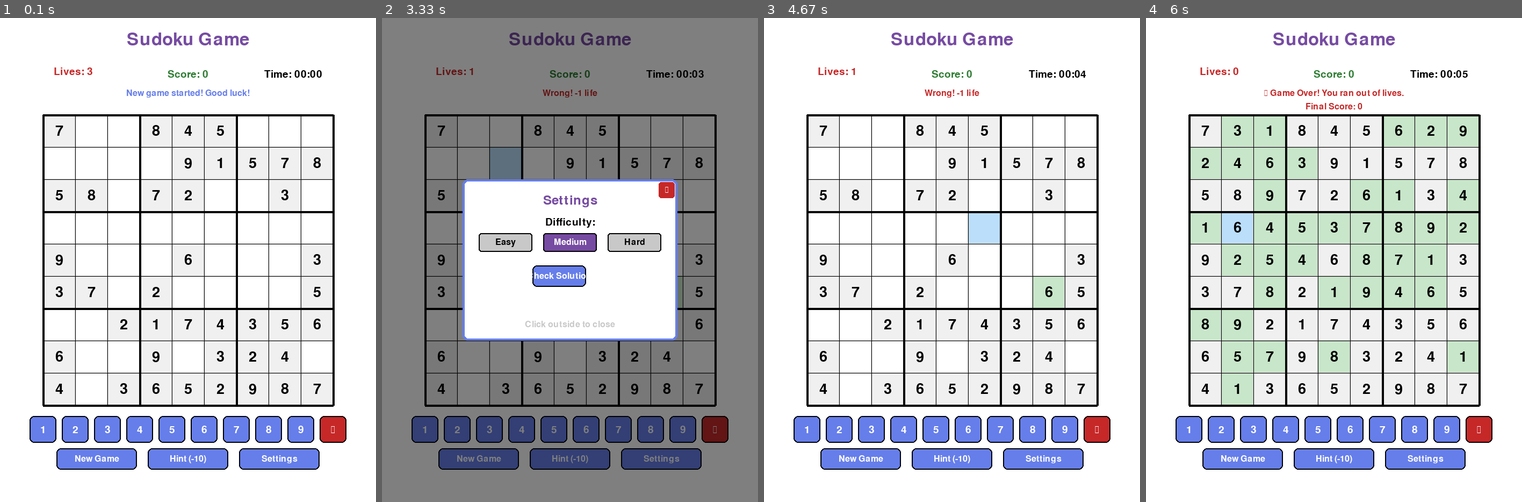
Above: before the commit, frames 1-4 (left to right).
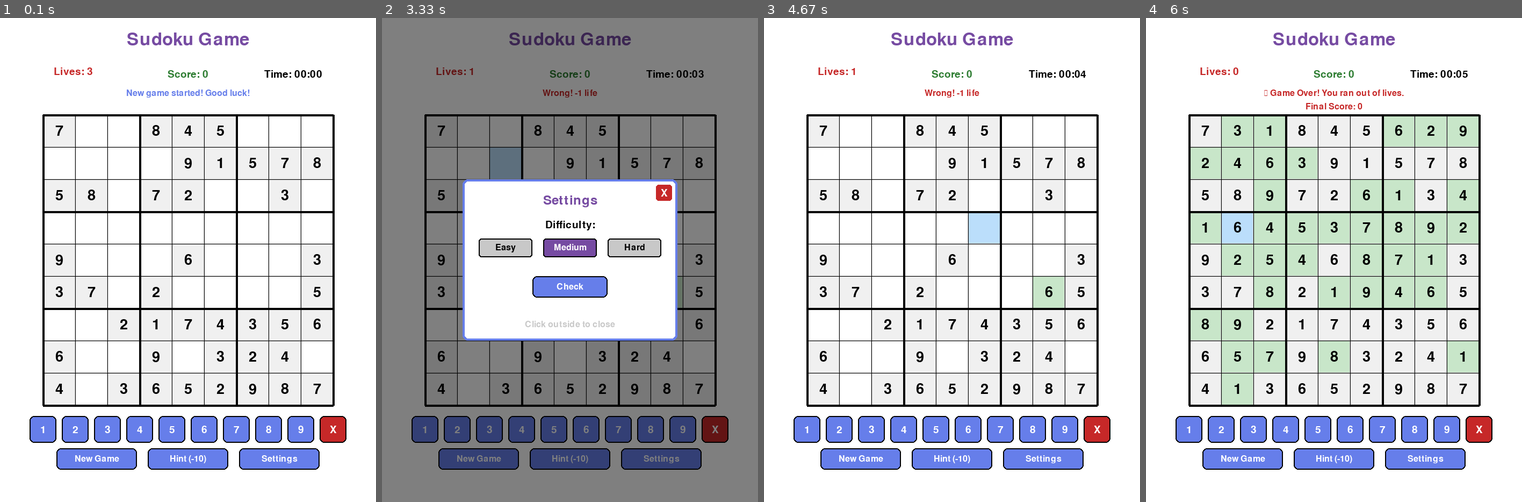
Above: after the commit, the same moments.

Repository: dbdonaldson50/PyGame-Sudoku-Flood
Game: pygame game, started from sudoku_game.py
Two runs of this game, one before a commit and one after it. Both use one fixed random seed, a clock stepped at 60 frames per second and the inputs below.
Inputs (mouse positions are in pixels of both pictures, inside the frame that each line leads up to):
- Up to frame 1 (0.1 s): no input
- Up to frame 2 (3.33 s): click (554, 279) at 0.38 s; tap 1 at 0.67 s; click "Hint (-10)" at 1.05 s; click (709, 429) at 1.38 s; click (479, 163) at 1.72 s; click "3" at 2.05 s; tap 2 at 2.33 s; click (517, 158) at 2.72 s; click "Settings" at 3.05 s
- Up to frame 3 (4.67 s): click (1068, 250) at 3.55 s; click (1083, 356) at 3.88 s; click (842, 168) at 4.22 s; click (967, 240) at 4.55 s
- Up to frame 4 (6 s): click (1224, 230) at 4.88 s; click (1221, 439) at 5.72 s

The runs differ from the first frame. In frame 1, less than 0.1% of the frame differs, in the area x 87-90%, y 84-86%; in frame 2, 2.6%, in the area x 25-90%, y 33-86%; in frame 3, less than 0.1%; in frame 4, less than 0.1%.

Commit message:
Fix UI alignment: center all settings modal elements properly and fix button text rendering

Diff:
--- a/sudoku_game.py
+++ b/sudoku_game.py
@@ -124,13 +124,14 @@
         modal_y = (self.WINDOW_HEIGHT - modal_height) // 2
 
         buttons['settings_modal'] = pygame.Rect(modal_x, modal_y, modal_width, modal_height)
-        buttons['settings_close'] = pygame.Rect(modal_x + modal_width - 35, modal_y + 5, 30, 30)
-
-        # Difficulty buttons in settings
-        diff_y = modal_y + 100
+        buttons['settings_close'] = pygame.Rect(modal_x + modal_width - 40, modal_y + 10, 30, 30)
+
+        # Difficulty buttons in settings - centered within modal
+        diff_y = modal_y + 110
         diff_width = 100
         diff_spacing = 20
-        diff_start_x = (self.WINDOW_WIDTH - (diff_width * 3 + diff_spacing * 2)) // 2
+        diff_total_width = diff_width * 3 + diff_spacing * 2
+        diff_start_x = modal_x + (modal_width - diff_total_width) // 2
 
         buttons['easy'] = pygame.Rect(diff_start_x, diff_y, diff_width, 35)
         buttons['medium'] = pygame.Rect(diff_start_x + diff_width + diff_spacing,
@@ -138,8 +139,10 @@
         buttons['hard'] = pygame.Rect(diff_start_x + (diff_width + diff_spacing) * 2,
                                       diff_y, diff_width, 35)
 
-        # Check button in settings
-        buttons['check'] = pygame.Rect(diff_start_x + diff_width, diff_y + 60, diff_width, 40)
+        # Check button in settings - centered within modal
+        check_width = 140
+        check_x = modal_x + (modal_width - check_width) // 2
+        buttons['check'] = pygame.Rect(check_x, diff_y + 70, check_width, 40)
 
         return buttons
 
@@ -526,7 +529,7 @@
         pygame.draw.rect(self.screen, self.DARK_RED, btn, border_radius=8)
         pygame.draw.rect(self.screen, self.BLACK, btn, 2, border_radius=8)
 
-        text = self.medium_font.render("✖", True, self.WHITE)
+        text = self.medium_font.render("X", True, self.WHITE)
         text_rect = text.get_rect(center=btn.center)
         self.screen.blit(text, text_rect)
 
@@ -563,18 +566,18 @@
         # Draw close button
         close_btn = self.buttons['settings_close']
         pygame.draw.rect(self.screen, self.DARK_RED, close_btn, border_radius=5)
-        close_text = self.small_font.render('✖', True, self.WHITE)
+        close_text = self.medium_font.render('X', True, self.WHITE)
         close_rect = close_text.get_rect(center=close_btn.center)
         self.screen.blit(close_text, close_rect)
 
         # Title
         title = self.large_font.render('Settings', True, self.PURPLE)
-        title_rect = title.get_rect(center=(self.WINDOW_WIDTH // 2, modal.top + 40))
+        title_rect = title.get_rect(center=(modal.centerx, modal.top + 40))
         self.screen.blit(title, title_rect)
 
         # Difficulty label
         diff_label = self.medium_font.render('Difficulty:', True, self.BLACK)
-        diff_label_rect = diff_label.get_rect(center=(self.WINDOW_WIDTH // 2, modal.top + 80))
+        diff_label_rect = diff_label.get_rect(center=(modal.centerx, modal.top + 85))
         self.screen.blit(diff_label, diff_label_rect)
 
         # Difficulty buttons
@@ -600,13 +603,13 @@
         check_btn = self.buttons['check']
         pygame.draw.rect(self.screen, self.DARK_BLUE, check_btn, border_radius=8)
         pygame.draw.rect(self.screen, self.BLACK, check_btn, 2, border_radius=8)
-        check_text = self.small_font.render('Check Solution', True, self.WHITE)
+        check_text = self.small_font.render('Check', True, self.WHITE)
         check_text_rect = check_text.get_rect(center=check_btn.center)
         self.screen.blit(check_text, check_text_rect)
 
         # Info text
         info_text = self.small_font.render('Click outside to close', True, self.GRAY)
-        info_rect = info_text.get_rect(center=(self.WINDOW_WIDTH // 2, modal.bottom - 30))
+        info_rect = info_text.get_rect(center=(modal.centerx, modal.bottom - 30))
         self.screen.blit(info_text, info_rect)
 
     def run(self):
